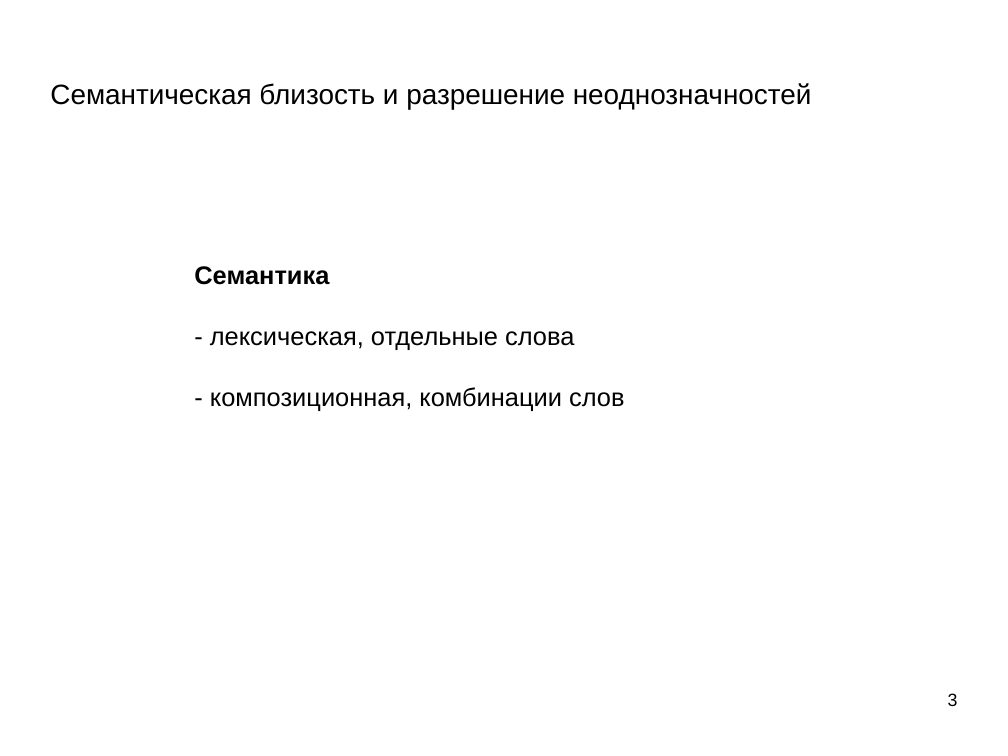
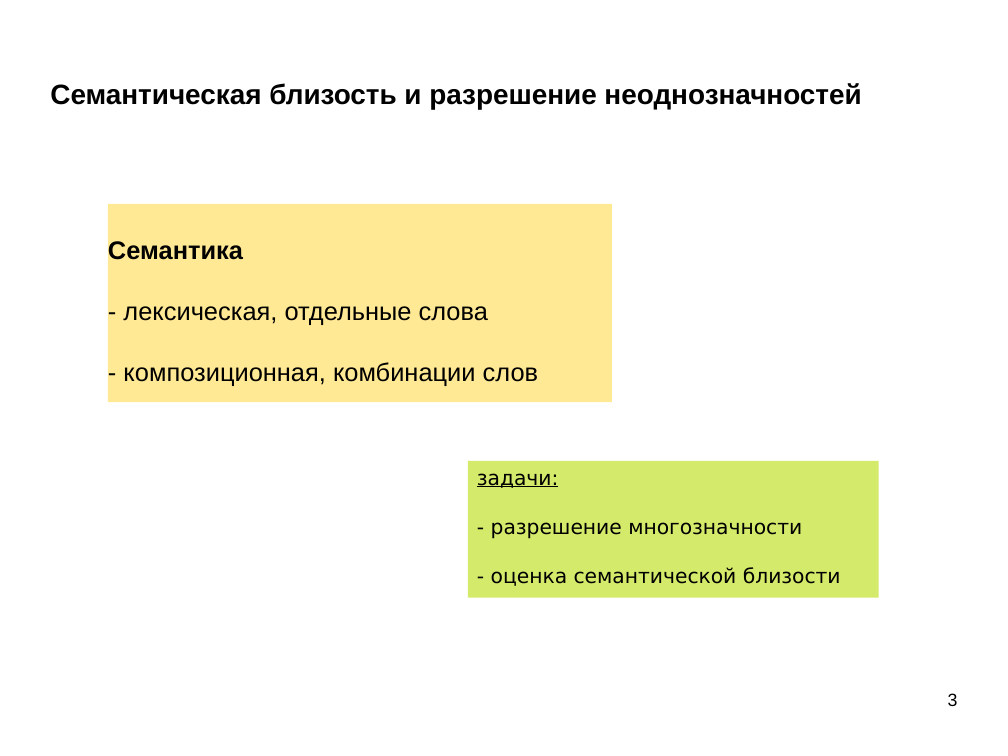
Before and after one commit to mechanoid5/ml_nlp_2022, a slide deck: slide 3 of 11-semantic.odp. Drawn at 1008x756 pixels with LibreOffice and Linux fonts; fonts in the diff are those of the drawing; background and template pictures are left out. Boxes give left, top, right and bottom in pixels: in the first picture for what was removed or moved away, otherwise in the second. Text is boxed around its words. In the diff, an @@ line names an element or a change of style, - is before the commit and + after.

```diff
--- a/11-semantic.odp
+++ b/11-semantic.odp
@@ title "Семантическая близость и разрешение неоднозначностей" at [50,83,861,109]: bold on @@
@@ rectangle "Семантика": place and size @@
-rectangle "Семантика" at [194,266,624,411]
+rectangle "Семантика" at [108,204,612,402]
@@ rectangle "Семантика" at [108,204,612,402]: fill none to #FFE994 @@
@@ rectangle added at [468,461,879,598], fill #D4EA6B, 16 pt, text #000000 @@
+задачи:
+- разрешение многозначности
+- оценка семантической близости
```
Also in this commit, not shown: 8 other slides changed, 13 slides added, 2 other files.
